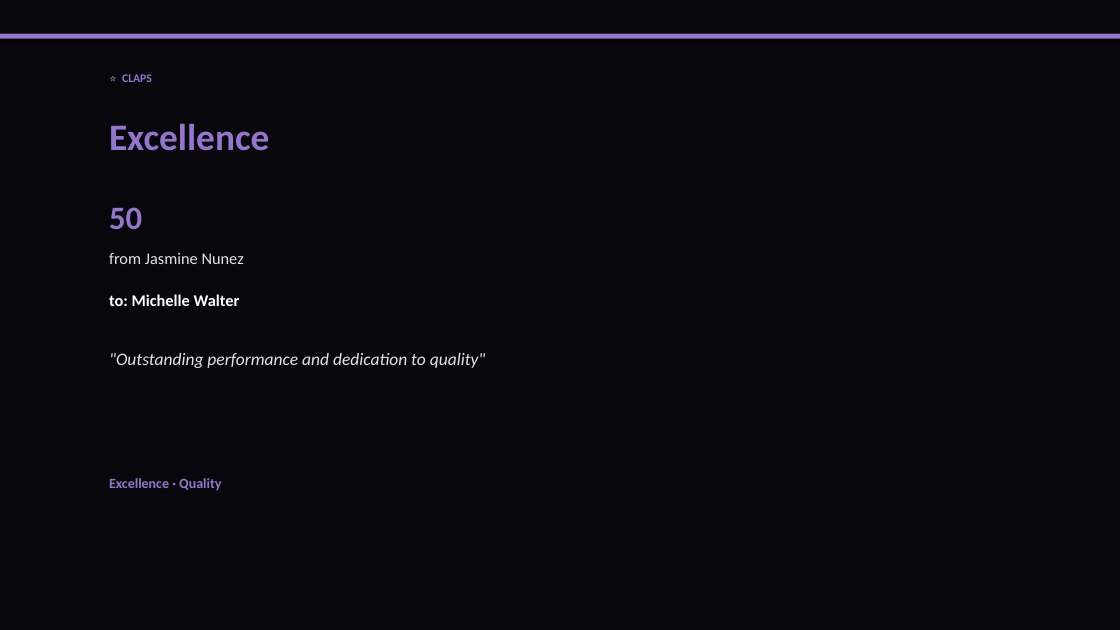
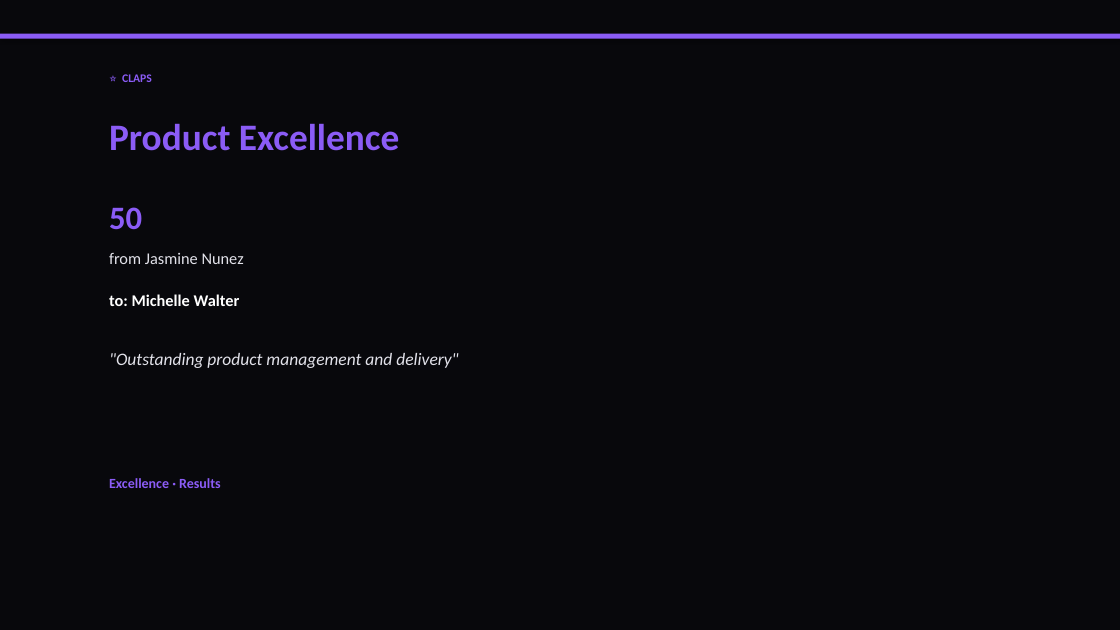
Before and after one commit to liliyagarifullina-maker/appodeal-pulse, a slide deck: slide 9 of data/archive/pulse_2026-03-14.pptx (slide 5 before the commit). Drawn at 1120x630 pixels with LibreOffice and Linux fonts; fonts in the diff are those of the drawing. Boxes give left, top, right and bottom in pixels: in the first picture for what was removed or moved away, otherwise in the second. Text is boxed around its words. In the diff, an @@ line names an element or a change of style, - is before the commit and + after.

```diff
--- a/data/archive/pulse_2026-03-14.pptx
+++ b/data/archive/pulse_2026-03-14.pptx
@@ rectangle at bbox=[0, 34, 1120, 39]: fill #9575CD to #8B5CF6 @@
@@ text "⭐ CLAPS" at bbox=[122, 74, 152, 82]: text colour #9575CD to #8B5CF6 @@
@@ text at bbox=[109, 123, 399, 151]: text changed; text colour #9575CD to #8B5CF6 @@
-Excellence
+Product Excellence
@@ text "50" at bbox=[109, 207, 142, 230]: text colour #9575CD to #8B5CF6 @@
@@ text at bbox=[109, 353, 458, 368]: text changed @@
-"Outstanding performance and dedication to quality"
+"Outstanding product management and delivery"
@@ text at bbox=[109, 478, 221, 488]: text changed; text colour #9575CD to #8B5CF6 @@
-Excellence · Quality
+Excellence · Results
```
Also in this commit, not shown: 13 other slides changed, 5 slides added, 3 slides removed, 2 other files.
